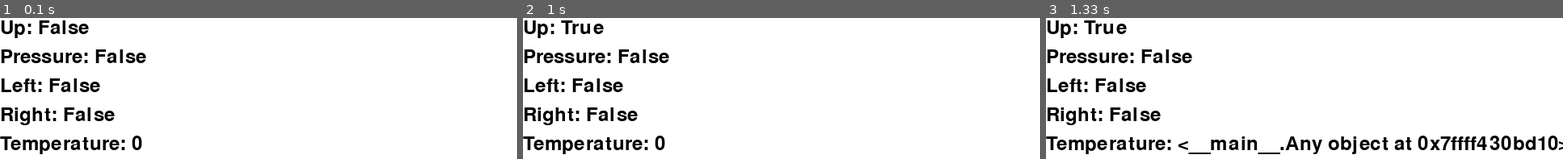
Above: before the commit, frames 1-3 (left to right).
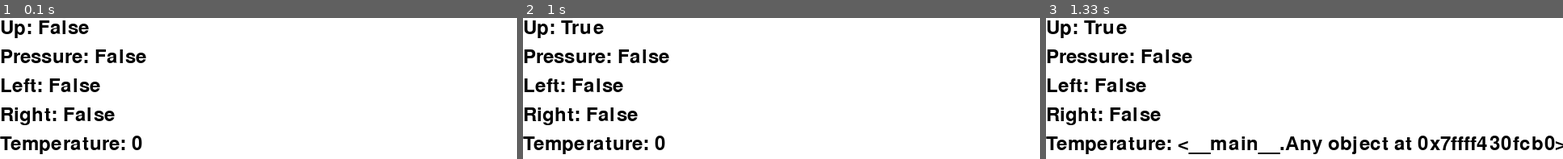
Above: after the commit, the same moments.

Repository: RIT-MDRC/Catbot
Game: pygame game, started from src/raspi/main.py
Same seed, same stepped clock (60 frames per second), same inputs: the game is played once before the commit and once after it.
Inputs:
- Up to frame 1 (0.1 s): no input
- Up to frame 2 (1 s): tap W at 0.33 s; tap D at 0.67 s
- Up to frame 3 (1.33 s): no input

Frames 1-2 are identical in both runs. In frame 3, 0.6% of the frame differs, in the area x 90-100%, y 83-94%.

Commit message:
fix: issue with the library

Diff:
--- a/src/raspi/main.py
+++ b/src/raspi/main.py
@@ -57,14 +57,14 @@
     screen_setup()
     setup_cpu(render_temperature_status)
 
-    on_pressure_active(
-        "left_pressure",
-        lambda: render_pressure_status(False),
-    )
-    on_pressure_deactive(
-        "left_pressure",
-        lambda: render_pressure_status(True),
-    )
+    # on_pressure_active(
+    #     "left_pressure",
+    #     lambda: render_pressure_status(False),
+    # )
+    # on_pressure_deactive(
+    #     "left_pressure",
+    #     lambda: render_pressure_status(True),
+    # )
     exit = False
     while not exit:
         for event in pygame.event.get():
